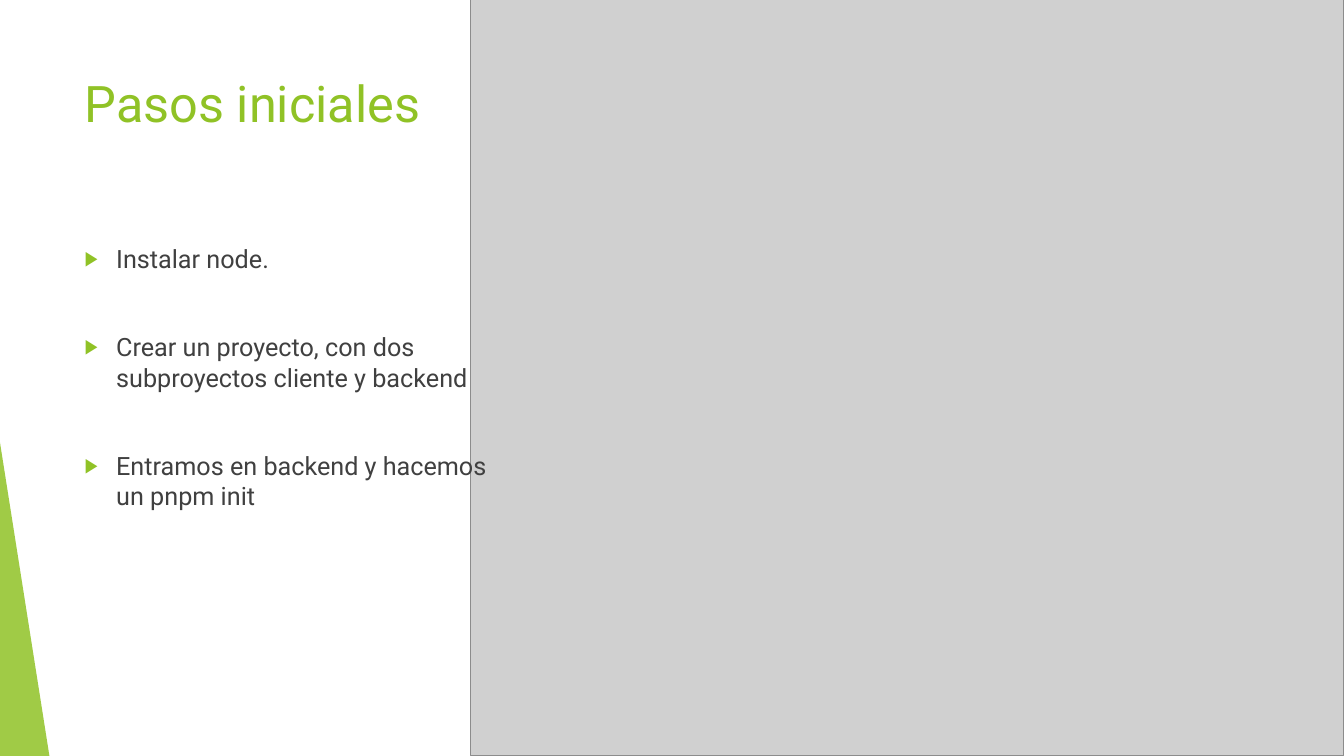
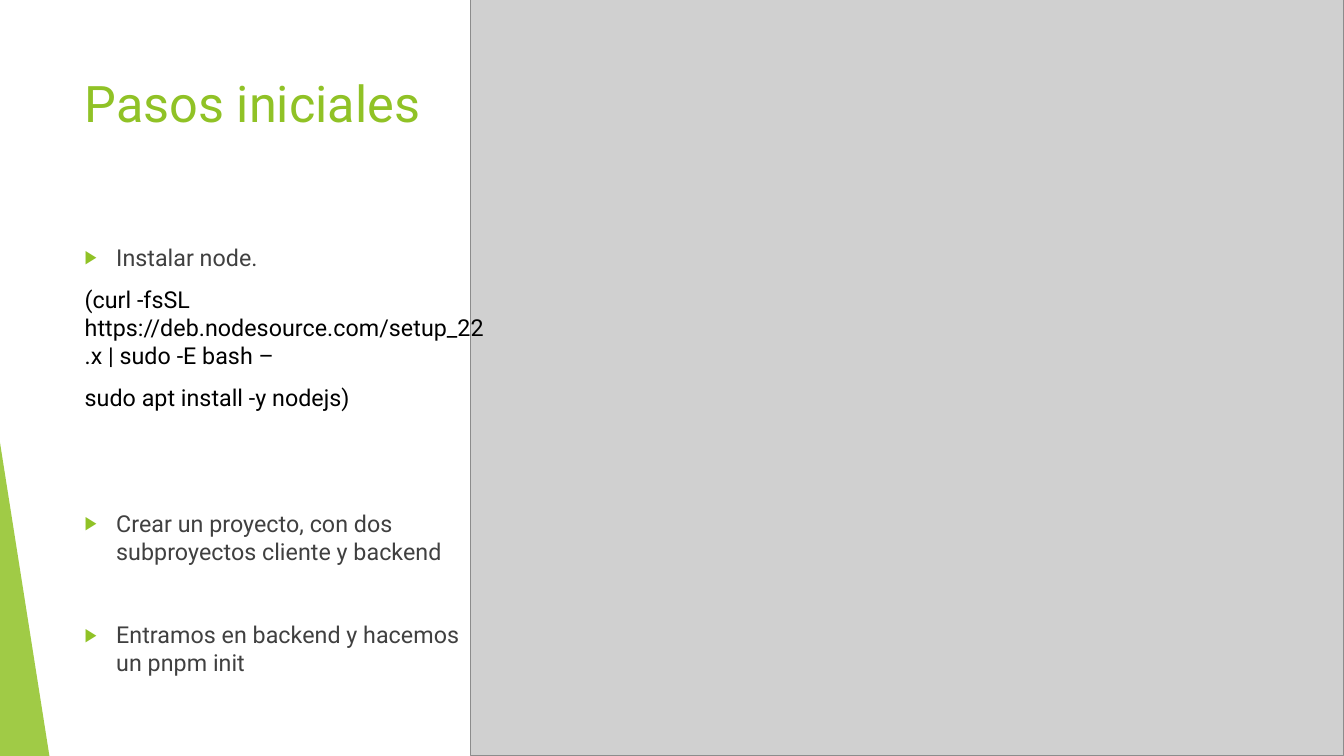
Before and after one commit to Lecre12/Comunicaciones, a slide deck: slide 9 of Documentacion/Instalación y configuración de servicios de mensajería instantánea.pptx. Drawn at 1344x756 pixels with LibreOffice and Linux fonts; fonts in the diff are those of the drawing; grey boxes stand for pictures. Boxes give left, top, right and bottom in pixels: in the first picture for what was removed or moved away, otherwise in the second. Text is boxed around its words. In the diff, an @@ line names an element or a change of style, - is before the commit and + after.

Commit message:
Udated power point

```diff
--- a/Documentacion/Instalación y configuración de servicios de mensajería instantánea.pptx
+++ b/Documentacion/Instalación y configuración de servicios de mensajería instantánea.pptx
@@ text at bbox=[116, 248, 459, 676]: size 18 to 16.6 pt in "Instalar node.", "Crear un proyecto, con dos subproyectos cliente ...", "Entramos en backend y hacemos un pnpm ..." @@
@@ text at bbox=[85, 289, 484, 411]: paragraphs added @@
+(curl -fsSL https://deb.nodesource.com/setup_22.x | sudo -E bash –
+sudo apt install -y nodejs)
```
